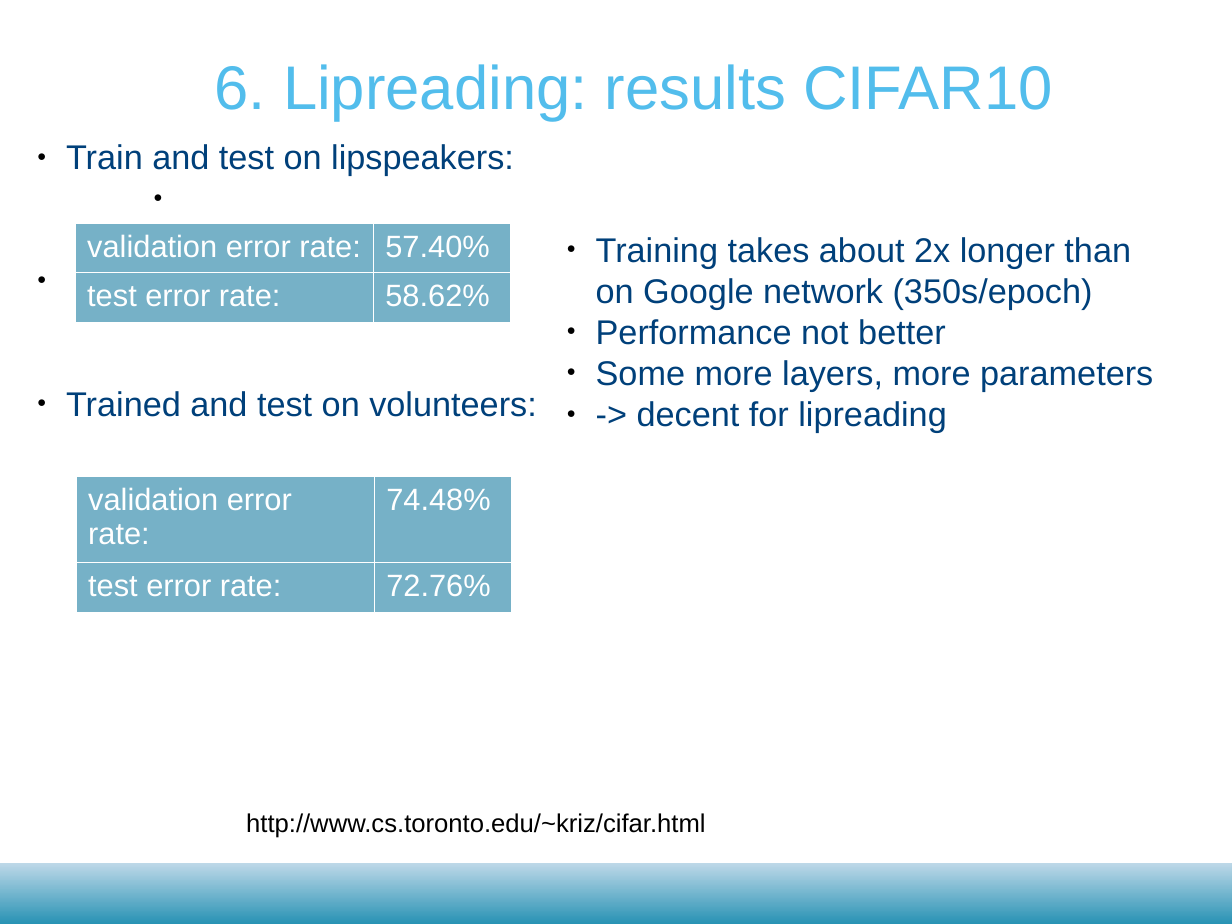
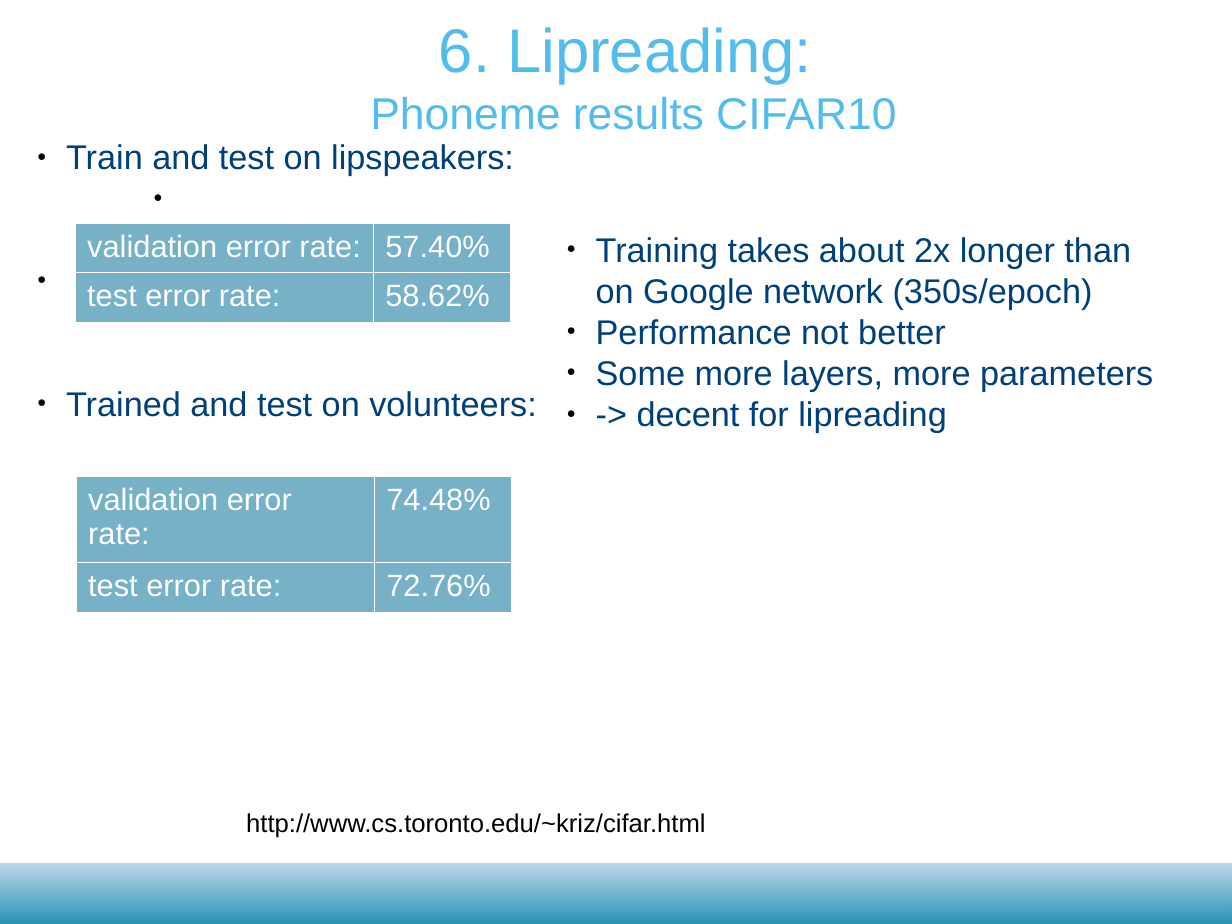
Before and after one commit to matthijsvk/convNets, a slide deck: slide 19 of report/tussentijdse/convNetsSR21dec2017.odp. Drawn at 1232x924 pixels with LibreOffice and Linux fonts; fonts in the diff are those of the drawing; background and template pictures are left out. Boxes give left, top, right and bottom in pixels: in the first picture for what was removed or moved away, otherwise in the second. Text is boxed around its words. In the diff, an @@ line names an element or a change of style, - is before the commit and + after.

```diff
--- a/report/tussentijdse/convNetsSR21dec2017.odp
+++ b/report/tussentijdse/convNetsSR21dec2017.odp
@@ text at [370, 27, 896, 130]: text changed; size 36 to 26 pt @@
-6. Lipreading: results CIFAR10
+6. Lipreading:
+Phoneme results CIFAR10
```
Also in this commit, not shown: 4 other slides changed, 1 slide added, 1 other file.
